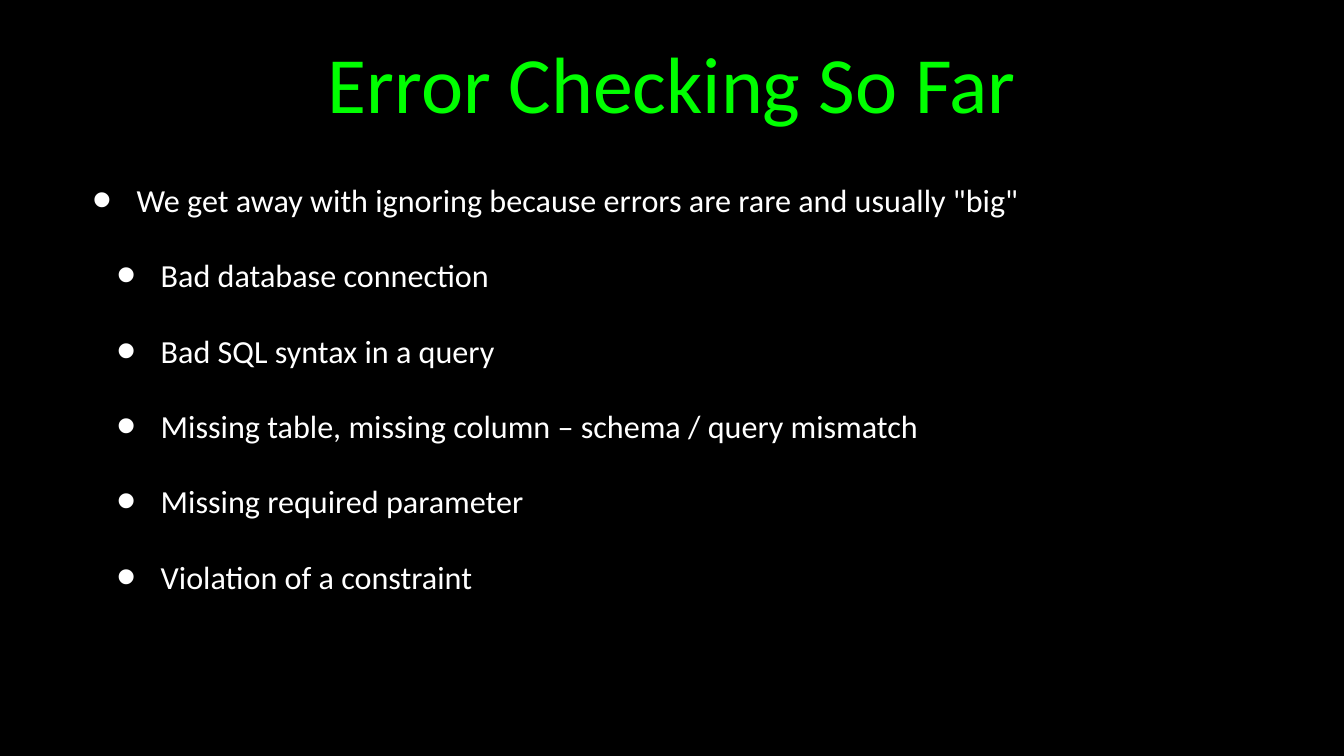
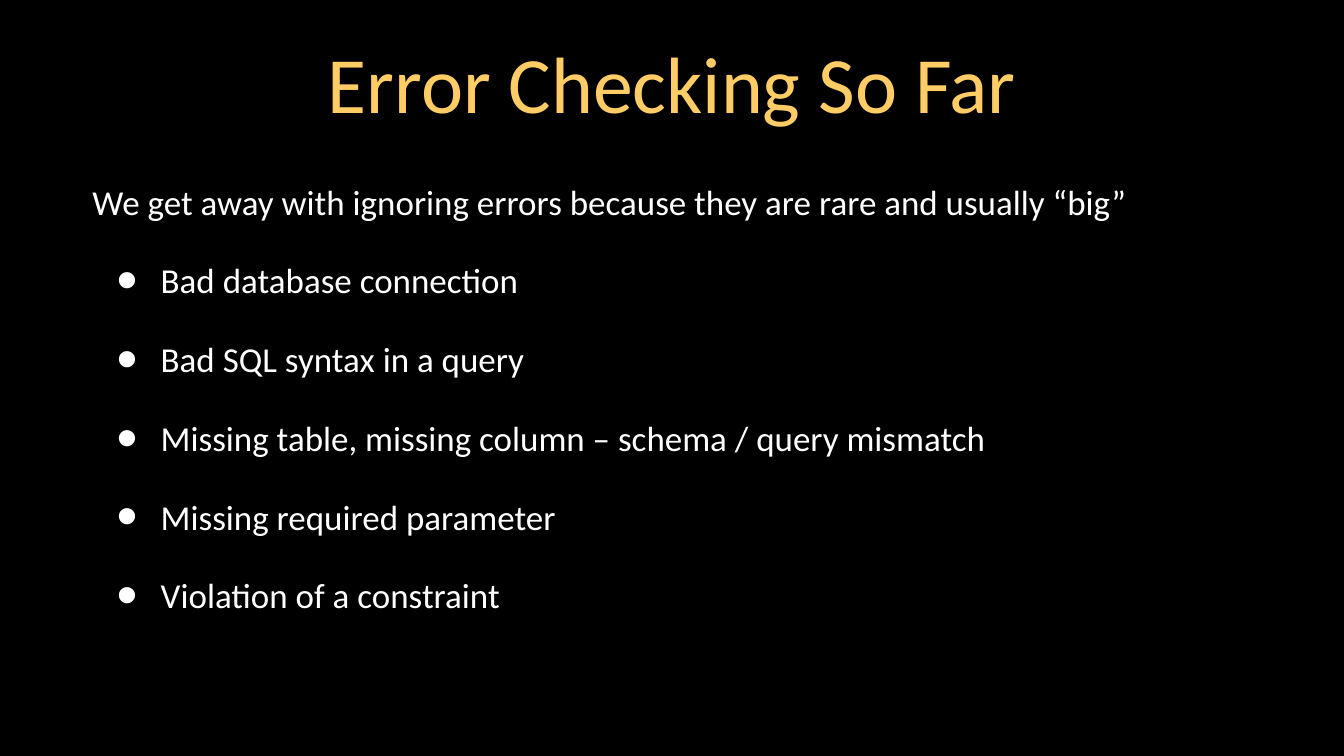
Before and after one commit to csev/wa4e, a slide deck: slide 2 of lectures-old/PHP-15-Advanced-SQL.ppt. Drawn at 1344x756 pixels with LibreOffice and Linux fonts; fonts in the diff are those of the drawing. Boxes give left, top, right and bottom in pixels: in the first picture for what was removed or moved away, otherwise in the second. Text is boxed around its words. In the diff, an @@ line names an element or a change of style, - is before the commit and + after.

```diff
--- a/lectures-old/PHP-15-Advanced-SQL.ppt
+++ b/lectures-old/PHP-15-Advanced-SQL.ppt
@@ title "Error Checking So Far" at bbox=[328, 57, 1015, 127]: text colour #00FF00 to #FFCC66 @@
@@ text at bbox=[92, 190, 1127, 221]: text changed; size 30.6 to 33.3 pt @@
-• We get away with ignoring because errors are rare and usually "big"
+We get away with ignoring errors because they are rare and usually “big”
@@ text at bbox=[161, 268, 985, 609]: size 30.6 to 33.3 pt in "Bad database connection", "Bad SQL syntax in a query", "Missing table, missing column – schema / ...", "Missing required parameter" and 1 more places @@
```
Also in this commit, not shown: 25 other slides changed, 1 slide added, 1 other file.
